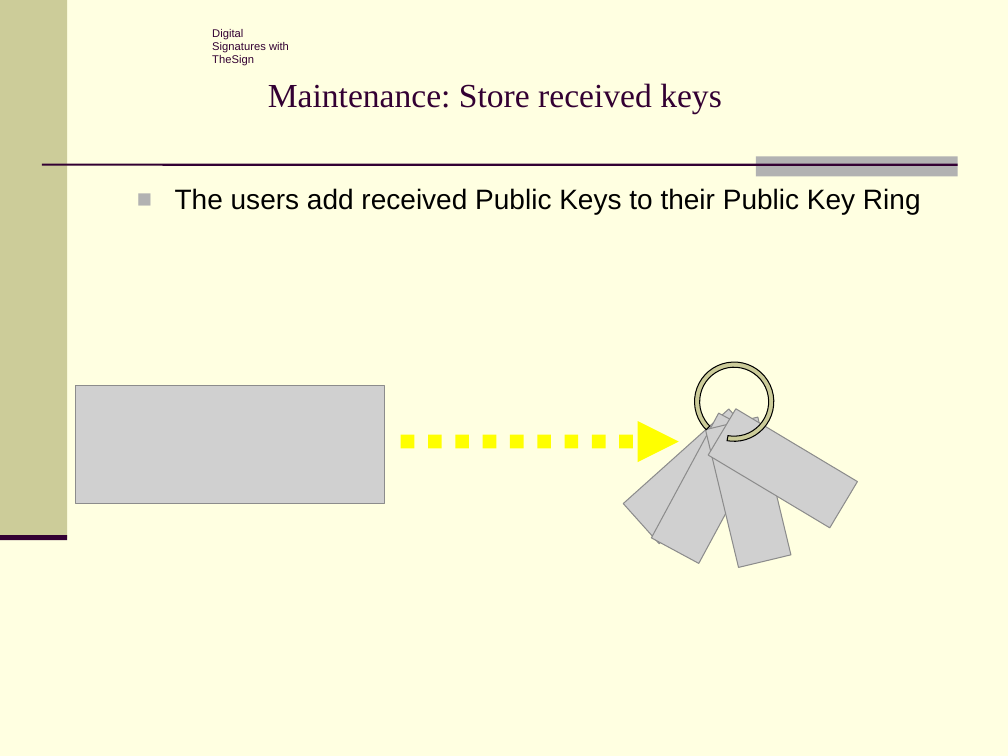
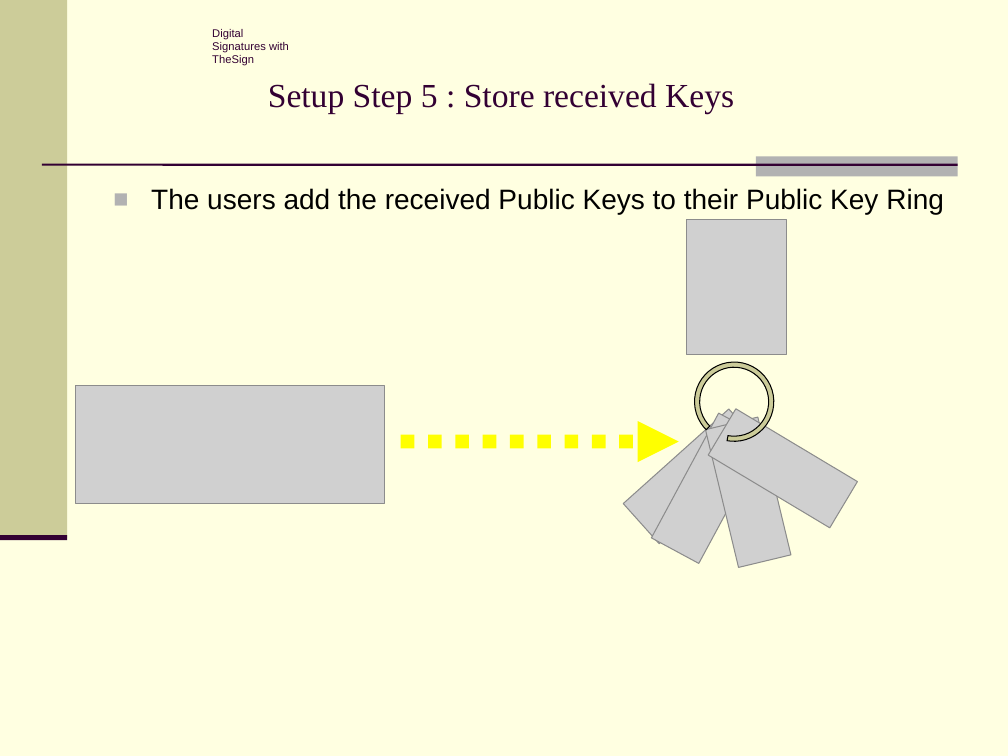
Before and after one commit to stko/thesign, a slide deck: slide 6 of TheSign_Intro.ppt (slide 4 before the commit). Drawn at 1008x756 pixels with LibreOffice and Linux fonts; fonts in the diff are those of the drawing; grey boxes stand for pictures; background and template pictures are left out. Boxes give left, top, right and bottom in pixels: in the first picture for what was removed or moved away, otherwise in the second. Text is boxed around its words. In the diff, an @@ line names an element or a change of style, - is before the commit and + after.

```diff
--- a/TheSign_Intro.ppt
+++ b/TheSign_Intro.ppt
@@ title at box(268, 83, 734, 113): text changed @@
-Maintenance: Store received keys
+Setup Step 5 : Store received Keys
@@ text at box(151, 188, 944, 214): text changed @@
-■ The users add received Public Keys to their Public Key Ring
+■ The users add the received Public Keys to their Public Key Ring
@@ picture added at box(686, 220, 786, 355) @@
```
Also in this commit, not shown: 3 other slides changed, 2 slides added, 5 other files.
